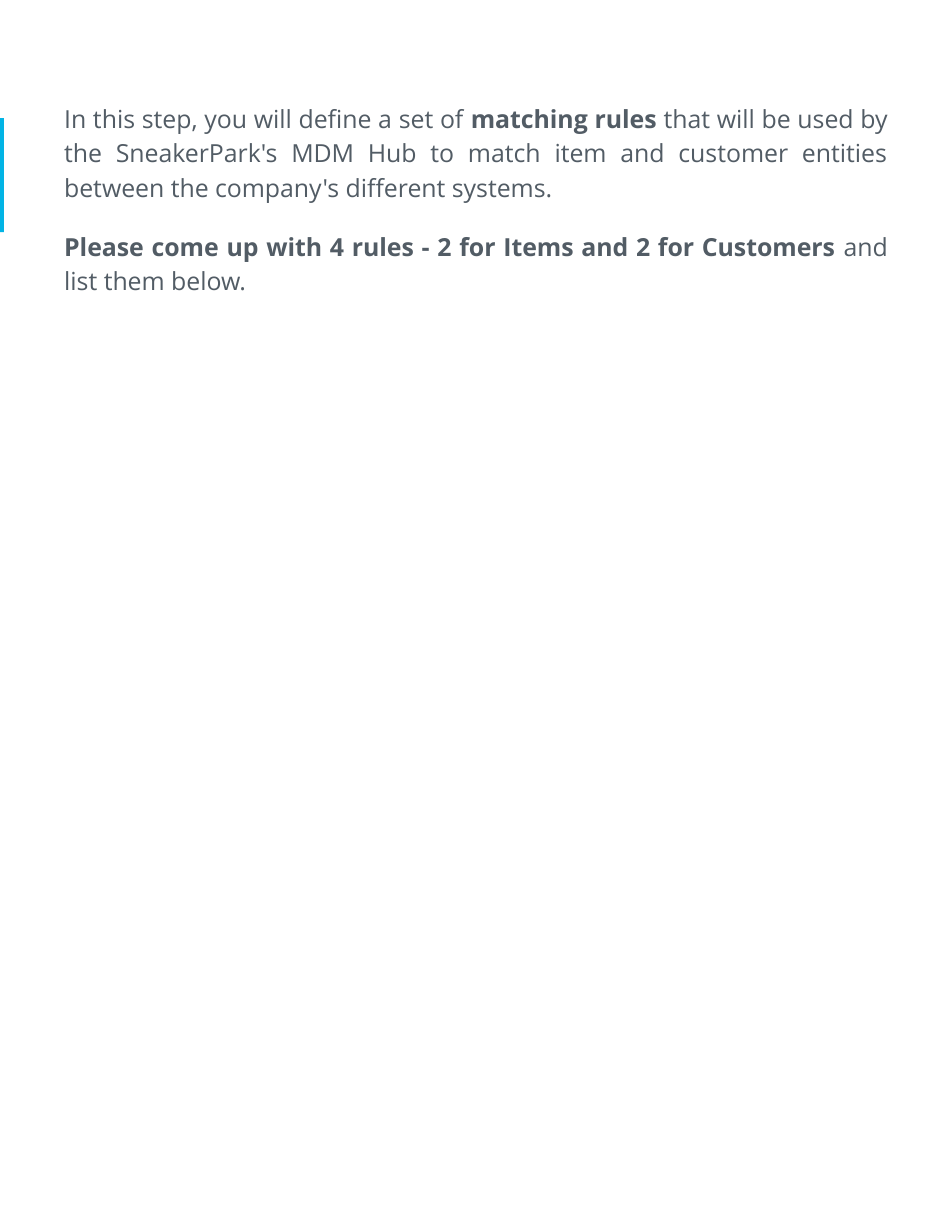
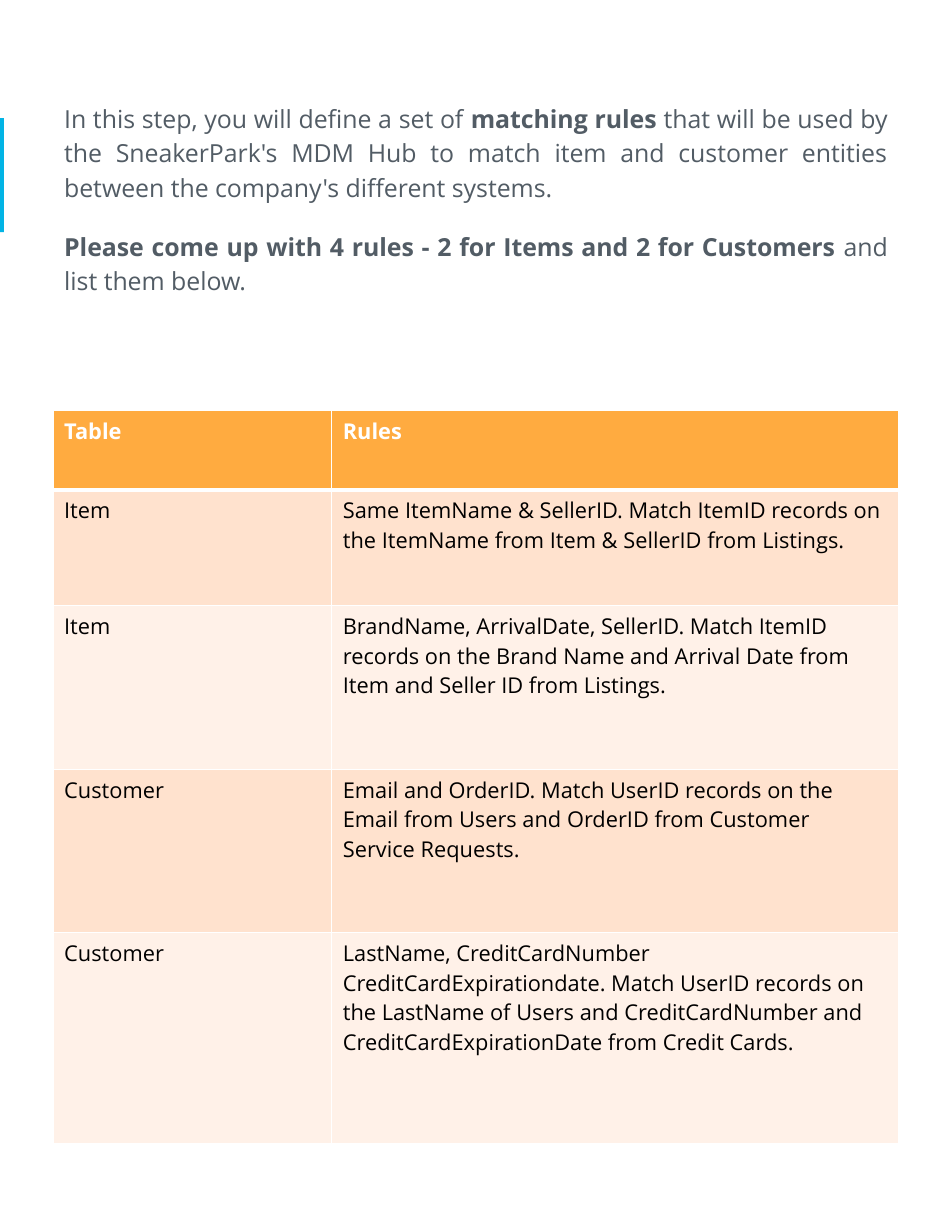
Before and after one commit to hereiamken/Udacity-Data-Architect, a slide deck: slide 19 of data-governance-at-sneaker-park/starter-template.pptx. Drawn at 952x1232 pixels with LibreOffice and Linux fonts; fonts in the diff are those of the drawing. Boxes give left, top, right and bottom in pixels: in the first picture for what was removed or moved away, otherwise in the second. Text is boxed around its words. In the diff, an @@ line names an element or a change of style, - is before the commit and + after.

```diff
--- a/data-governance-at-sneaker-park/starter-template.pptx
+++ b/data-governance-at-sneaker-park/starter-template.pptx
@@ table added at <box>53,411,899,1145</box>, 5 rows, 2 columns @@
+Table | Rules
+Item | Same ItemName & SellerID. Match ItemID records on the ItemName from Item & SellerID from Listings.
+Item | BrandName, ArrivalDate, SellerID. Match ItemID records on the Brand Name and Arrival Date from Item and Seller ID from Listings.
+Customer | Email and OrderID. Match UserID records on the Email from Users and OrderID from Customer Service Requests.
+Customer | LastName, CreditCardNumber CreditCardExpirationdate. Match UserID records on the LastName of Users and CreditCardNumber and CreditCardExpirationDate from Credit Cards.
```
Also in this commit, not shown: 5 other slides changed, 3 slides added, 5 slides removed, 8 other files.
